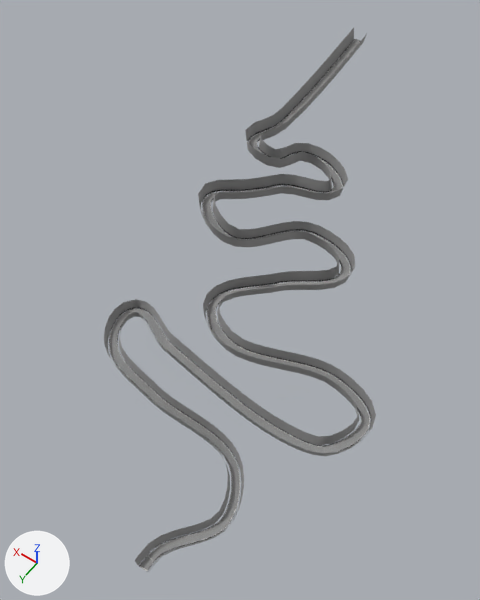
Renders of the FBX model Assets/ColdResources/Prefabs/Road_merged.fbx from each side of a commit.
One viewpoint serves both versions: a 50 mm lens placed at (-1018.0, 1684.0, 1572.0), pointed at (-175.0, 503.0, -283.0). Arrows for +X, +Y and +Z are at lower left; the lights stay in place. Where no turn or scale is listed for an object, it has been applied to the vertices.

Names of what the first picture shows: 'PM3D_Road_Mesh_Holder', 'PM3D_Road_Mesh_Holder_002.001', 'Road_Mesh_Holder_001'.
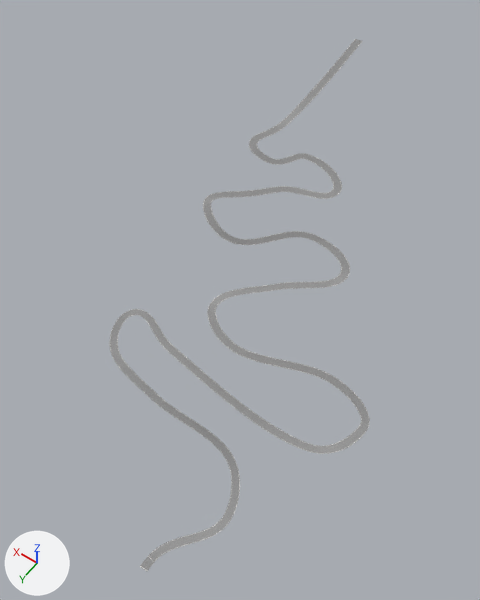
What differs and where, as boxes [x1, y1, x2, y2] in the pictures (480 x 600 px):
'PM3D_Road_Mesh_Holder_002.001', deleted: before [104, 28, 376, 571]
'Road_Mesh_Holder_001', deleted: before [109, 39, 371, 571]

Diff of the bpy script that builds the scene:
```diff
--- a/Assets/ColdResources/Prefabs/Road_merged.fbx.py
+++ b/Assets/ColdResources/Prefabs/Road_merged.fbx.py
@@ ob_pm3d_road_mesh_holder_002_001 @@
-ob_pm3d_road_mesh_holder_002_001 = bpy.data.objects.new('PM3D_Road_Mesh_Holder_002.001', me_pm3d_road_mesh_holder_002_001)
-ob_pm3d_road_mesh_holder_002_001.location = (0.0, 0.0, 0.0)
@@ ob_road_mesh_holder_001 @@
-ob_road_mesh_holder_001 = bpy.data.objects.new('Road_Mesh_Holder_001', me_road_mesh_holder_001)
-ob_road_mesh_holder_001.location = (0.0, 0.0, 0.0)
```
